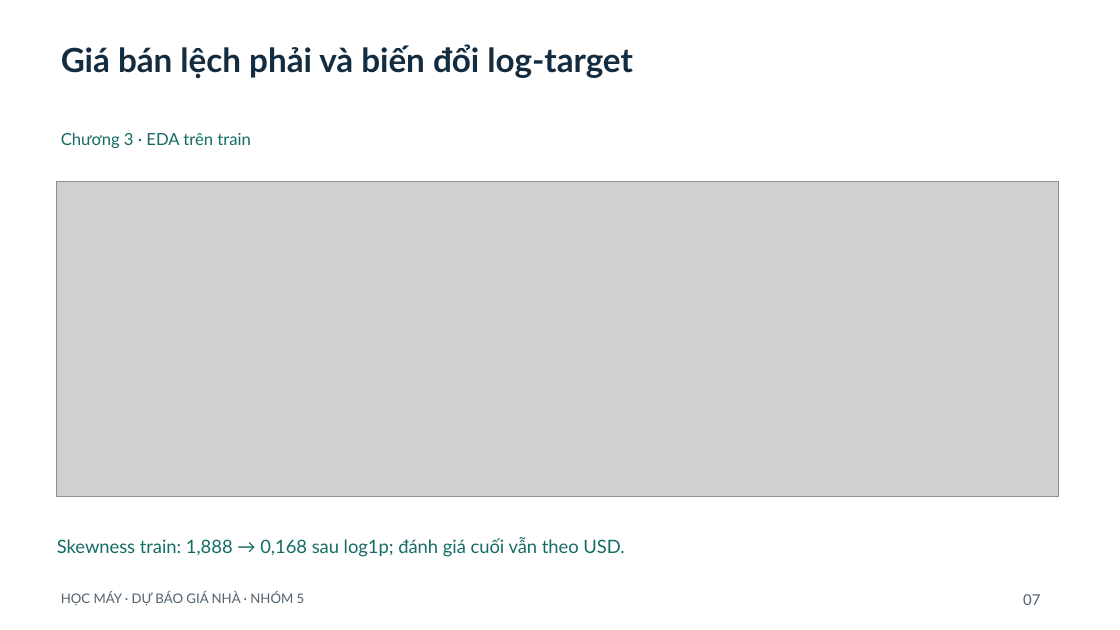
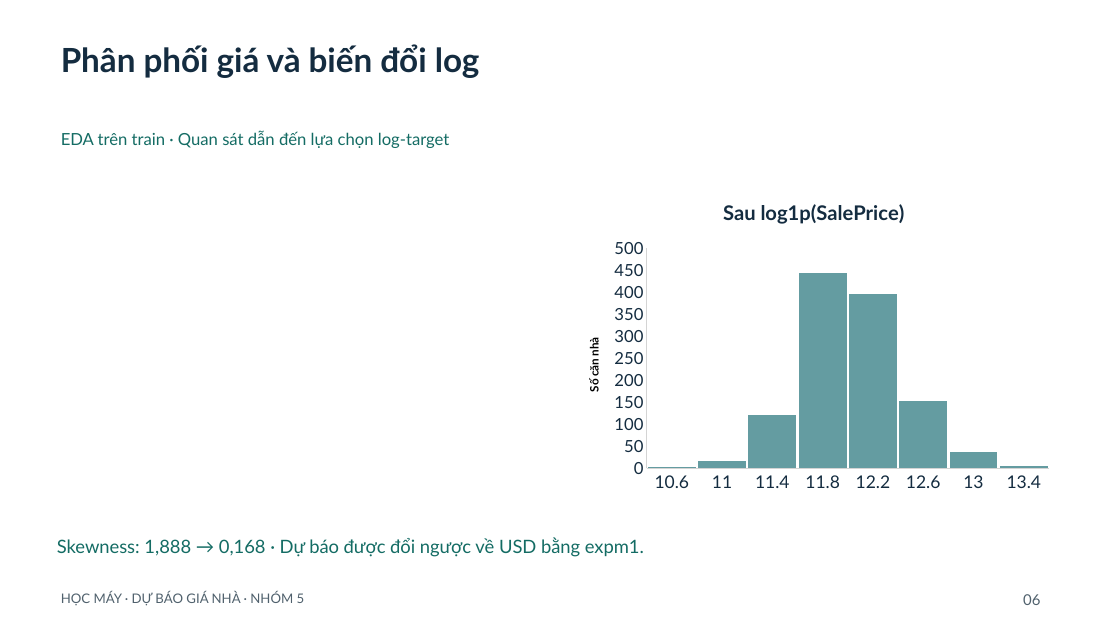
Before and after one commit to ngtd-2609/ames-house-price-prediction, a slide deck: slide 6 of slides/Slide_Hoc_may.pptx (slide 7 before the commit). Drawn at 1120x630 pixels with LibreOffice and Linux fonts; fonts in the diff are those of the drawing; grey boxes stand for pictures. Boxes give left, top, right and bottom in pixels: in the first picture for what was removed or moved away, otherwise in the second. Text is boxed around its words. In the diff, an @@ line names an element or a change of style, - is before the commit and + after.

```diff
--- a/slides/Slide_Hoc_may.pptx
+++ b/slides/Slide_Hoc_may.pptx
@@ text at box(61, 44, 480, 78): text changed @@
-Giá bán lệch phải và biến đổi log-target
+Phân phối giá và biến đổi log
@@ text at box(61, 131, 449, 148): text changed @@
-Chương 3 · EDA trên train
+EDA trên train · Quan sát dẫn đến lựa chọn log-target
@@ picture removed at box(57, 181, 1060, 496) @@
@@ column chart added at box(569, 184, 1059, 499) @@
+title "Sau log1p(SalePrice) "
+categories: 10.6, 11.0, 11.4, 11.8, 12.2, 12.6, 13.0, 13.4
+Series 1: 0, 20, 120, 440, 400, 150, 40, 0
@@ text at box(57, 537, 644, 557): text changed @@
-Skewness train: 1,888 → 0,168 sau log1p; đánh giá cuối vẫn theo USD.
+Skewness: 1,888 → 0,168 · Dự báo được đổi ngược về USD bằng expm1.
@@ text at box(1023, 594, 1040, 605): text changed @@
-07
+06
```
Also in this commit, not shown: 19 other slides changed, 4 slides added, 4 slides removed, 1 other file.
